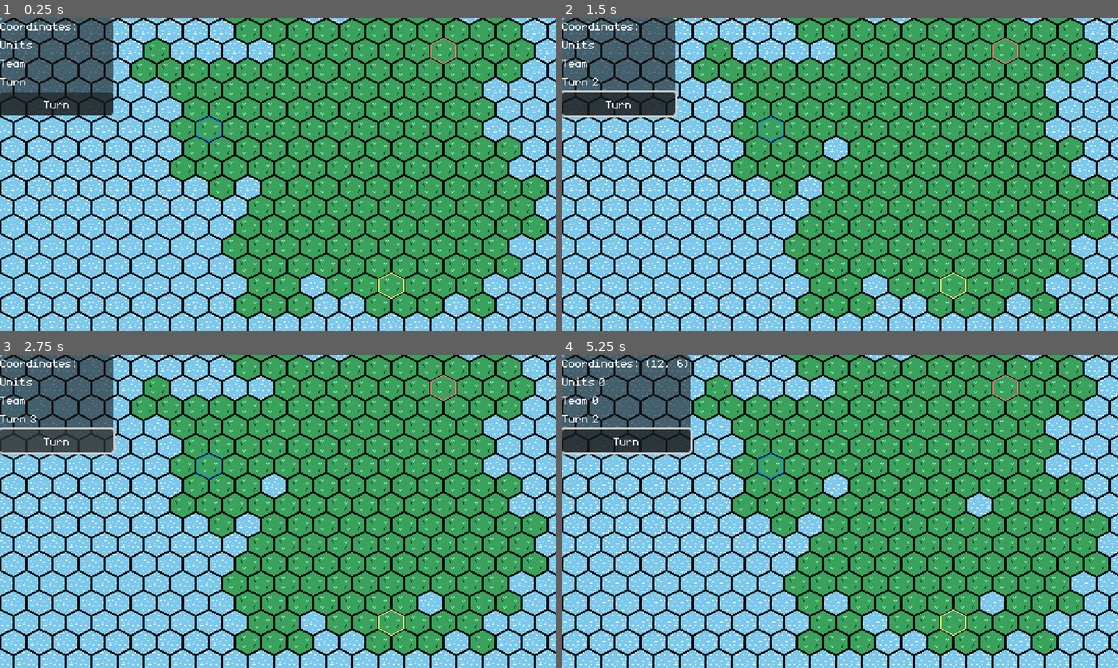
Above: before the commit, frames 1-4 (two rows, left to right).
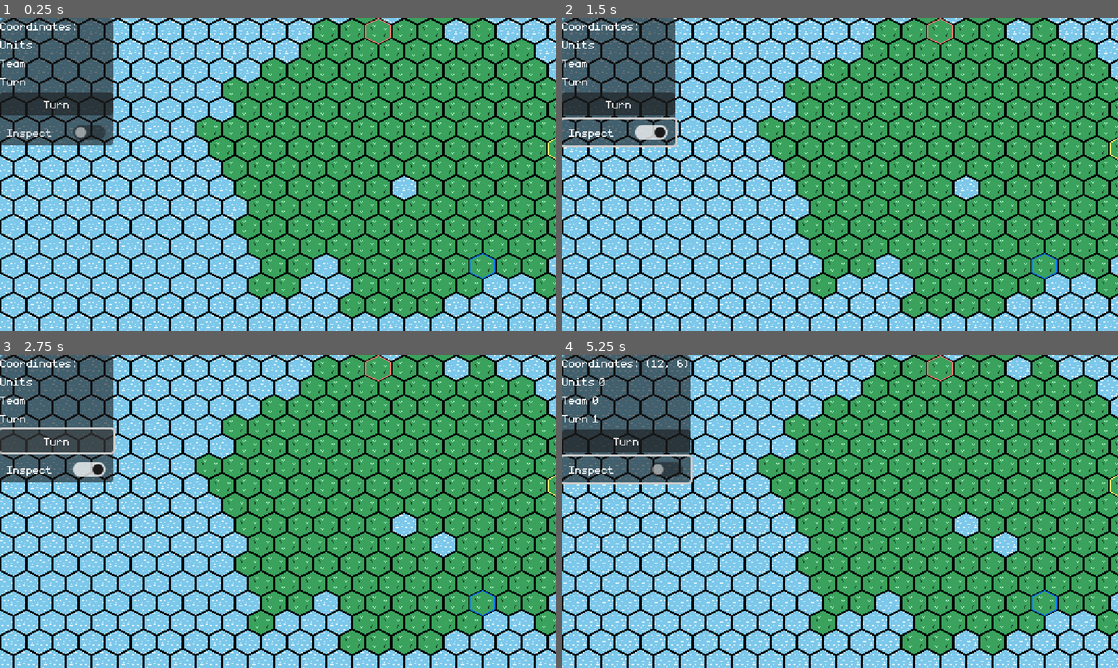
Above: after the commit, the same moments.

Repository: feored/LD54
Game: Godot game, scene res://scenes/main.tscn
Same seed, same stepped clock (60 frames per second), same inputs: the game is played once before the commit and once after it.
Inputs (mouse positions are in pixels of both pictures, inside the frame that each line leads up to):
- Up to frame 1 (0.25 s): no input
- Up to frame 2 (1.5 s): click "Turn" at 0.5 s; click (617, 130) at 1.25 s, where only the run after the commit has a clickable "Inspect"
- Up to frame 3 (2.75 s): click "Turn" at 2 s
- Up to frame 4 (5.25 s): click (617, 467) at 2.75 s, where only the run after the commit has a clickable "Inspect"; click "Turn" at 3.5 s; click (617, 467) at 4.25 s, where only the run after the commit has a clickable "Inspect"; tap Enter at 5 s; move the mouse to (962, 495) at 5.02 s; click (962, 495) at 5.17 s

The runs differ from the first frame. In frame 1, 14% of the frame differs, in the area x 0-100%, y 0-96%; in frame 2, 15%; in frame 3, 15%; in frame 4, 17%.
Error after the commit: Invalid access to property or key 'coords' on a base object of type 'Nil'. (res://scenes/main.gd:72)

Commit message:
basic game loop

Diff:
--- /dev/null
+++ b/scenes/main.gd
@@ -0,0 +1,91 @@
+extends Node2D
+
+@onready var world = $"%World"
+@onready var coordsLabel = $"%Coordinates"
+@onready var unitsLabel = $"%Units"
+@onready var teamLabel = $"%TeamLabel"
+@onready var turnLabel = $"%TurnLabel"
+
+var clicked_tile = null
+var turn = 0;
+var teams = [1, 2, 3];
+var inspect_mode = false;
+
+# Called when the node enters the scene tree for the first time.
+func _ready():
+	pass
+
+
+# Called every frame. 'delta' is the elapsed time since the previous frame.
+func _process(_delta):
+	pass
+
+func _input(event):
+	if event is InputEventMouseButton:
+		if event.button_index == MOUSE_BUTTON_LEFT and event.pressed:
+			# var new_tile = tile.new(global_pos_to_coords(event.position), 1)
+			# self.update_cell(new_tile)
+			var coords_clicked = world.global_pos_to_coords(event.position)
+			if world.tiles.has(coords_clicked):
+				on_tile_clicked(world.tiles[coords_clicked])
+		if event.button_index == MOUSE_BUTTON_RIGHT and event.pressed:
+			# var new_tile = tile.new(global_pos_to_coords(event.position), 1, 0)
+			world.set_cell(1, world.global_pos_to_coords(event.position), -1, Vector2i(0,0), 0)
+			# self.update_cell(new_tile)
+
+func _on_turn_button_pressed():
+	next_turn()
+	generate_units(self.teams[self.turn])
+	update_display()
+	world.generate_disaster()
+
+func _on_inspect_button_toggled(pressed: bool):
+	inspect_mode = pressed;
+
+func on_tile_clicked(new_clicked_tile):
+	if (inspect_mode):
+		clicked_tile = new_clicked_tile;
+		update_display()
+		return
+	var current_team = self.teams[self.turn]
+	if (clicked_tile != null && clicked_tile.team == current_team):
+		if (new_clicked_tile.team == current_team):
+			if (clicked_tile.units > 1):
+				new_clicked_tile.units += clicked_tile.units -1
+				clicked_tile.units = 1
+			else:
+				print("Error: cannot reinforce " + str(new_clicked_tile.coords) + "(" + str(new_clicked_tile.units) +
+				"units). Not enough units currently selected on " + str(clicked_tile.coords) + "( " + str(clicked_tile.units) + " units).")
+		else:
+			if (new_clicked_tile.units >= clicked_tile.units - 1): # 1 unit always needs to stay and defend
+				print("Error: cannot attack " + str(new_clicked_tile.coords) + "(" + str(new_clicked_tile.units) +
+				"units). Not enough units currently selected on " + str(clicked_tile.coords) + "( " + str(clicked_tile.units) + " units).")
+			else:
+				new_clicked_tile.set_team(current_team)
+				new_clicked_tile.units = clicked_tile.units - new_clicked_tile.units - 1
+				clicked_tile.units = 1
+	clicked_tile = new_clicked_tile
+	update_display()
+
+
+func update_display():
+	coordsLabel.text = str(clicked_tile.coords)
+	unitsLabel.text = str(clicked_tile.units)
+	teamLabel.text = str(clicked_tile.team)
+	turnLabel.text = str(self.teams[self.turn])
+
+func next_turn():
+	self.turn = (self.turn + 1) % (self.teams.size())
+	while (!tiles_left(self.teams[turn])):
+		self.turn = (self.turn + 1) % (self.teams.size())
+
+func tiles_left(team):
+	for coord in world.tiles:
+		if (world.tiles[coord].team == team):
+			return true
+	return false
+
+func generate_units(team):
+	for tile in world.tiles:
+		if world.tiles[tile].team == team:
+			world.tiles[tile].units += 1
--- a/scenes/main.tscn
+++ b/scenes/main.tscn
@@ -1,6 +1,7 @@
-[gd_scene load_steps=11 format=3 uid="uid://ceoqtlfuehsvd"]
+[gd_scene load_steps=12 format=3 uid="uid://ceoqtlfuehsvd"]
 
 [ext_resource type="Script" path="res://world/gen.gd" id="1_bg6dg"]
+[ext_resource type="Script" path="res://scenes/main.gd" id="1_osaxm"]
 [ext_resource type="Texture2D" uid="uid://c2jmky1u16cef" path="res://assets/tiles/grass.png" id="2_mnyeh"]
 [ext_resource type="Script" path="res://scenes/camera/Camera2D.gd" id="3_x3nk1"]
 [ext_resource type="Texture2D" uid="uid://b7uk1y1hmnqo5" path="res://assets/tiles/water.png" id="5_2ncmi"]
@@ -44,8 +45,10 @@
 /fonts/font = ExtResource("5_cmyqo")
 
 [node name="Main" type="Node2D"]
+script = ExtResource("1_osaxm")
 
-[node name="TileMap" type="TileMap" parent="."]
+[node name="World" type="TileMap" parent="."]
+unique_name_in_owner = true
 tile_set = SubResource("TileSet_hs0yf")
 format = 2
 layer_0/name = "Water"
@@ -80,7 +83,7 @@
 layer_4/tile_data = PackedInt32Array()
 script = ExtResource("1_bg6dg")
 
-[node name="Camera2D" type="Camera2D" parent="TileMap"]
+[node name="Camera2D" type="Camera2D" parent="World"]
 visible = false
 anchor_mode = 0
 position_smoothing_enabled = true
@@ -158,4 +161,9 @@
 layout_mode = 2
 text = "Turn"
 
-[connection signal="pressed" from="UI/CanvasLayer/PanelContainer/VBoxContainer/TurnButton" to="TileMap" method="_on_turn_button_pressed"]
+[node name="InspectButton" type="CheckButton" parent="UI/CanvasLayer/PanelContainer/VBoxContainer"]
+layout_mode = 2
+text = "Inspect"
+
+[connection signal="pressed" from="UI/CanvasLayer/PanelContainer/VBoxContainer/TurnButton" to="." method="_on_turn_button_pressed"]
+[connection signal="toggled" from="UI/CanvasLayer/PanelContainer/VBoxContainer/InspectButton" to="." method="_on_inspect_button_toggled"]
--- a/world/gen.gd
+++ b/world/gen.gd
@@ -1,16 +1,9 @@
 extends TileMap
 
 @onready var camera = $Camera2D
-@onready var coordsLabel = $"%Coordinates"
-@onready var unitsLabel = $"%Units"
-@onready var teamLabel = $"%TeamLabel"
-@onready var turnLabel = $"%TurnLabel"
 
-var clicked_tile = null
 var tile = preload("res://world/tile.tscn")
 var tiles = {}
-var turn = 1;
-var teams = [1, 2, 3];
 
 func spawn_cell(coords, team):
 	if tiles.has(coords):
@@ -39,23 +32,6 @@
 # Called every frame. 'delta' is the elapsed time since the previous frame.
 func _process(_delta):
 	pass
-
-
-func _input(event):
-	if event is InputEventMouseButton:
-		if event.button_index == MOUSE_BUTTON_LEFT and event.pressed:
-			# var new_tile = tile.new(global_pos_to_coords(event.position), 1)
-			# self.update_cell(new_tile)
-			var coords_clicked = global_pos_to_coords(event.position)
-			if self.tiles.has(coords_clicked):
-				clicked_tile = self.tiles[coords_clicked]
-				coordsLabel.text = str(clicked_tile.coords)
-				unitsLabel.text = str(clicked_tile.units)
-				teamLabel.text = str(clicked_tile.team)
-		if event.button_index == MOUSE_BUTTON_RIGHT and event.pressed:
-			# var new_tile = tile.new(global_pos_to_coords(event.position), 1, 0)
-			self.set_cell(1, global_pos_to_coords(event.position), -1, Vector2i(0,0), 0)
-			# self.update_cell(new_tile)
 
 func get_real_pos(pos):
 	return Vector2(pos.x + camera.position.x, pos.y + camera.position.y)
@@ -88,36 +64,14 @@
 			total += 1
 	return total
 
-func _on_turn_button_pressed():
-	turnLabel.text = str(self.teams[self.turn])
-	generate_units(self.teams[self.turn])
-	generate_disaster()
-	next_turn()
-
-func next_turn():
-	self.turn = (self.turn + 1) % (self.teams.size())
-	while (!tiles_left(self.teams[turn])):
-		self.turn = (self.turn + 1) % (self.teams.size())
-
-func tiles_left(team):
-	for coord in self.tiles:
-		if (self.tiles[coord].team == team):
-			return true
-	return false
-
-func generate_units(team):
-	for tile in self.tiles:
-		if self.tiles[tile].team == team:
-			self.tiles[tile].units += 1
-
-func generate_disaster():
-	# only sinking tiles for now
-	delete_cell(pick_random_tile().coords)
+func delete_cell(coords: Vector2i):
+	self.tiles[coords].queue_free()
+	self.tiles.erase(coords)
 
 func pick_random_tile():
 	var keys = self.tiles.keys()
 	return self.tiles[keys[randi() % keys.size()]]
 
-func delete_cell(coords: Vector2i):
-	self.tiles[coords].queue_free()
-	self.tiles.erase(coords)
+func generate_disaster():
+	# only sinking tiles for now
+	delete_cell(pick_random_tile().coords)
Empty file added: gameloop.gd
